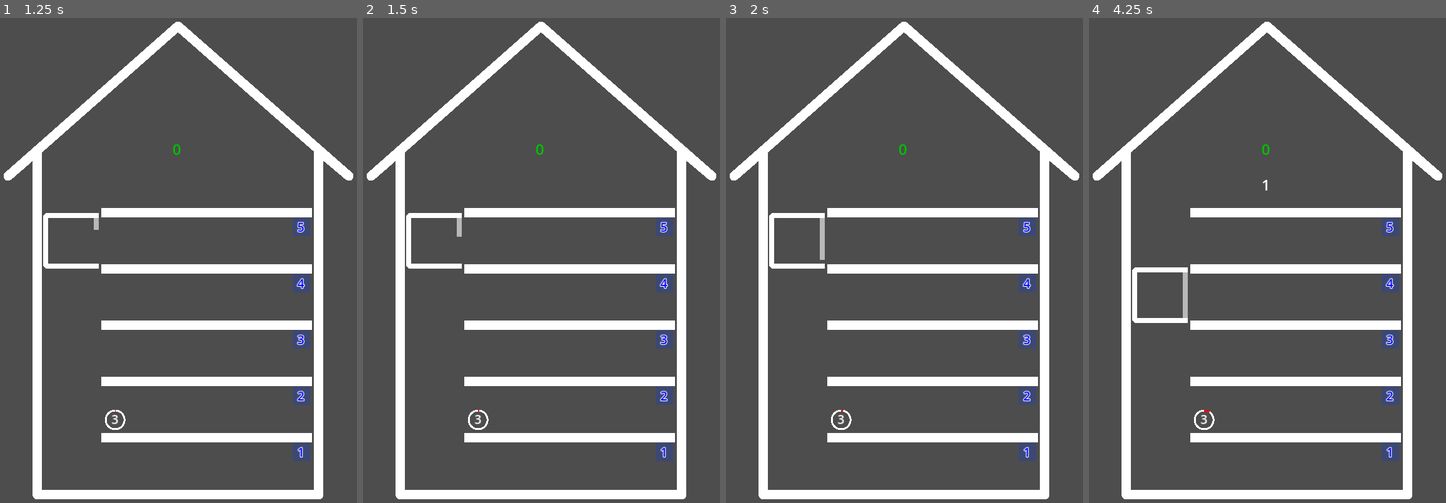
Above: before the commit, frames 1-4 (left to right).
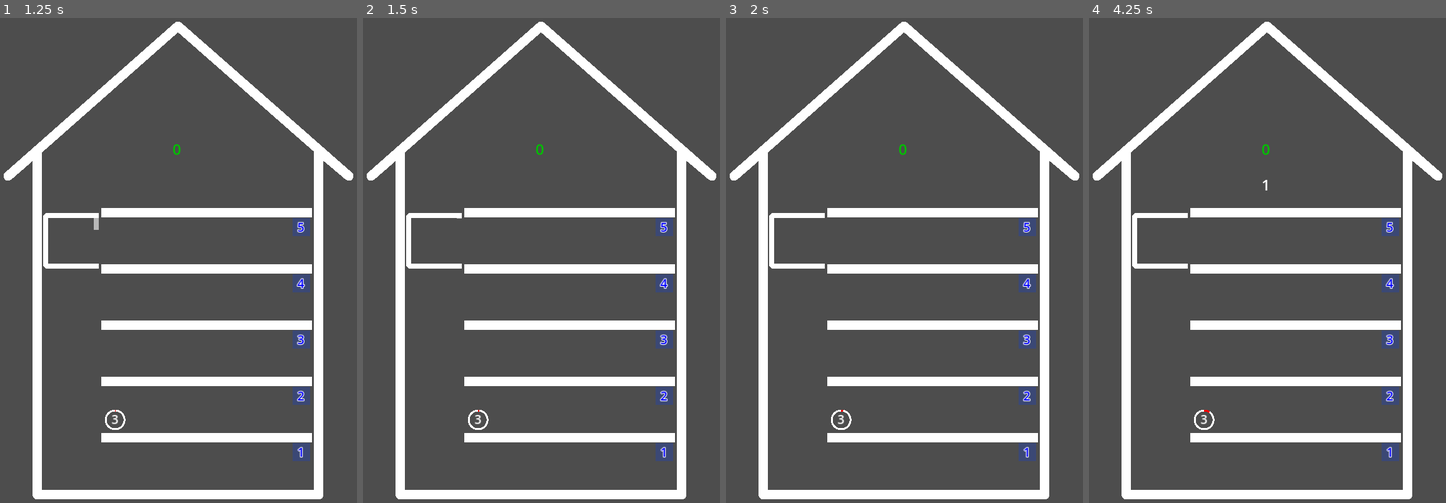
Above: after the commit, the same moments.

Repository: gilad905/elevator-boy
Game: Godot game, scene res://scenes/main.tscn
Two runs of this game, one before a commit and one after it. Both use one fixed random seed, a clock stepped at 60 frames per second and the inputs below.
Inputs (mouse positions are in pixels of both pictures, inside the frame that each line leads up to):
- Up to frame 1 (1.25 s): tap Enter at 0.5 s; move the mouse to (257, 236) at 0.52 s; hold Up (elevator_move_up) from 0.53 s (still down); tap Space (door_toggle) at 0.6 s; click (257, 236) at 0.67 s
- Up to frame 2 (1.5 s): tap Space (door_toggle) at 1.25, 1.35 s; move the mouse to (470, 284) at 1.27 s; release Up (elevator_move_up) at 1.28 s; hold Down (elevator_move_down) from 1.28 s (still down)
- Up to frame 3 (2 s): keep holding Down (elevator_move_down)
- Up to frame 4 (4.25 s): tap Enter at 2 s; move the mouse to (1303, 153) at 2.02 s; release Down (elevator_move_down) at 2.03 s; hold A (time_scale_decrease) 2.03-2.78 s; hold Up (elevator_move_up) 2.03-3.53 s; tap Space (door_toggle) at 2.3, 2.75, 3.05, 3.6 s; move the mouse to (1249, 357) at 2.77 s; tap Q (time_scale_increase) at 2.85 s; click (1249, 357) at 2.92 s; move the mouse to (1374, 333) at 3.52 s; hold Down (elevator_move_down) from 3.53 s (still down)

Frame 1 is identical in both runs. In frame 2, less than 0.1% of the frame differs, in the area x 26-28%, y 41-46%; in frame 3, 0.1%; in frame 4, 1.0%, in the area x 12-28%, y 40-63%.
Error after the commit: Invalid call. Nonexistent function 'set_floor_pressed' in base 'Node2D (floors.gd)'. (res://scripts/elevator.gd:31)

Commit message:
touchButton done; started floor.set_pressed()

Diff:
--- a/scenes/floor.tscn
+++ b/scenes/floor.tscn
@@ -19,11 +19,6 @@
 
 [node name="Line2D" type="Line2D" parent="."]
 points = PackedVector2Array(0, 7, 225, 7)
-
-[node name="CollisionShape2D" type="CollisionShape2D" parent="."]
-position = Vector2(112, 31)
-shape = SubResource("RectangleShape2D_nhsl5")
-disabled = true
 
 [node name="Persons" type="Node2D" parent="."]
 position = Vector2(0, 13)
@@ -40,3 +35,8 @@
 theme_override_styles/normal = SubResource("StyleBoxTexture_uhogq")
 text = "1"
 horizontal_alignment = 1
+
+[node name="TouchScreenButton" type="TouchScreenButton" parent="."]
+position = Vector2(112.5, 31)
+shape = SubResource("RectangleShape2D_euo4v")
+shape_visible = false
--- a/scenes/main.tscn
+++ b/scenes/main.tscn
@@ -48,11 +48,13 @@
 position = Vector2(27, 27)
 shape = SubResource("RectangleShape2D_a8ijt")
 shape_visible = false
-action = "elevator_touch"
+action = "door_toggle"
 
 [node name="Floors" type="Node2D" parent="."]
 position = Vector2(109, 202)
 script = ExtResource("2_pfc4s")
+on_forground = Color(0, 0.662728, 0, 1)
+on_background = Color(0, 0.662745, 0, 0.572549)
 metadata/_edit_lock_ = true
 
 [node name="Floor_1" parent="Floors" instance=ExtResource("1_ec1if")]
--- a/scripts/elevator.gd
+++ b/scripts/elevator.gd
@@ -2,6 +2,7 @@
 
 @export var one_floor_duration_sec: int
 
+var floors: Node
 var current_floor_num: int
 var floor_height: int
 var is_moving: bool = false
@@ -13,6 +14,7 @@
 	current_floor_num = Global.floor_count
 	var floor_1 = get_node("/root/Main/Floors/Floor_1")
 	var floor_2 = get_node("/root/Main/Floors/Floor_2")
+	floors = get_node("/root/Main/Floors")
 	floor_height = floor_1.position.y - floor_2.position.y
 	inner_size.x = $Frame.points[0].x - $Frame.points[1].x - $Frame.width
 	inner_size.y = $Frame.points[3].y - $Frame.points[0].y - $Frame.width
@@ -25,6 +27,8 @@
 	assert(is_floor_in_bounds(floor_num), "Target floor is out of bounds")
 
 	is_moving = true
+
+	floors.set_floor_pressed(current_floor_num)
 	if $Door.current_state != $Door.State.closed:
 		$Door.set_state($Door.State.closing)
 		await $Door.has_closed
@@ -37,6 +41,7 @@
 	tween.set_trans(Tween.TRANS_SINE)
 	tween.tween_property(self, "position:y", target_y, duration)
 	await tween.finished
+	$Door.set_state($Door.State.opening)
 	is_moving = false
 
 	current_floor_num = floor_num
--- a/scripts/floor.gd
+++ b/scripts/floor.gd
@@ -1,13 +1,20 @@
 extends Room
 
+var floors: Node
 var elevator: Node2D
 var door: Node2D
+var unpressed_forground: Color
+var unpressed_background: Color
 
 func _ready() -> void:
+	floors = get_node("/root/Main/Floors")
 	elevator = get_node("/root/Main/Elevator")
 	door = elevator.get_node("Door")
 	self.person_limit = 9
+	unpressed_forground = $FloorNum.get_theme_color("font_color")
+	unpressed_background = $FloorNum.get_theme_stylebox("normal").modulate_color
 	$FloorNum.text = str(get_index() + 1)
+	$TouchScreenButton.pressed.connect(_on_touched)
 
 func get_person_position(i: int) -> Vector2:
 	var spacing: int = Global.person_spacing
@@ -22,6 +29,15 @@
 		elevator.add_person(person)
 		update_person_positions()
 
+func set_pressed(is_on: bool) -> void:
+	var forground = floors.on_forground if is_on else unpressed_forground
+	var background = floors.on_background if is_on else unpressed_background
+	$FloorNum.add_theme_color_override("font_color", forground)
+	$FloorNum.get_theme_stylebox("normal").modulate_color = background
+
 func _on_person_timeout_reached(person: Node2D) -> void:
 	$Persons.remove_child(person)
 	update_person_positions()
+
+func _on_touched() -> void:
+	elevator.go_to_floor(get_index() + 1)
--- a/scripts/floors.gd
+++ b/scripts/floors.gd
@@ -1,4 +1,12 @@
 extends Node2D
+
+@export var on_forground: Color
+@export var on_background: Color
 
 func get_floor(floor_num: int) -> Node:
 	return get_node("Floor_" + str(floor_num))
+
+func set_pressed(floor_num: int) -> void:
+	for _floor in get_children():
+		_floor.set_pressed(false)
+	get_floor(floor_num).set_pressed(true)
--- a/scripts/main.gd
+++ b/scripts/main.gd
@@ -12,10 +12,10 @@
 		$Elevator.move_one_floor(false)
 	elif Input.is_action_just_pressed("door_toggle"):
 		$Elevator._on_door_toggle_pressed()
-	elif Input.is_action_just_pressed("elevator_touch"):
-		$Elevator._on_door_toggle_pressed()
 
 func _input(event: InputEvent) -> void:
+	# if event is InputEventScreenTouch and event.is_pressed() and event.is_action("elevator_touch"):
+	# 	print("Elevator touch")
 	if event.is_action_pressed("exit"):
 		get_tree().quit()
 	elif event.is_action_pressed("time_scale_increase"):
Not shown: 1 places in scenes/floor.tscn that only renumber resources
Not shown, added: export-assets/commit-export.bat
